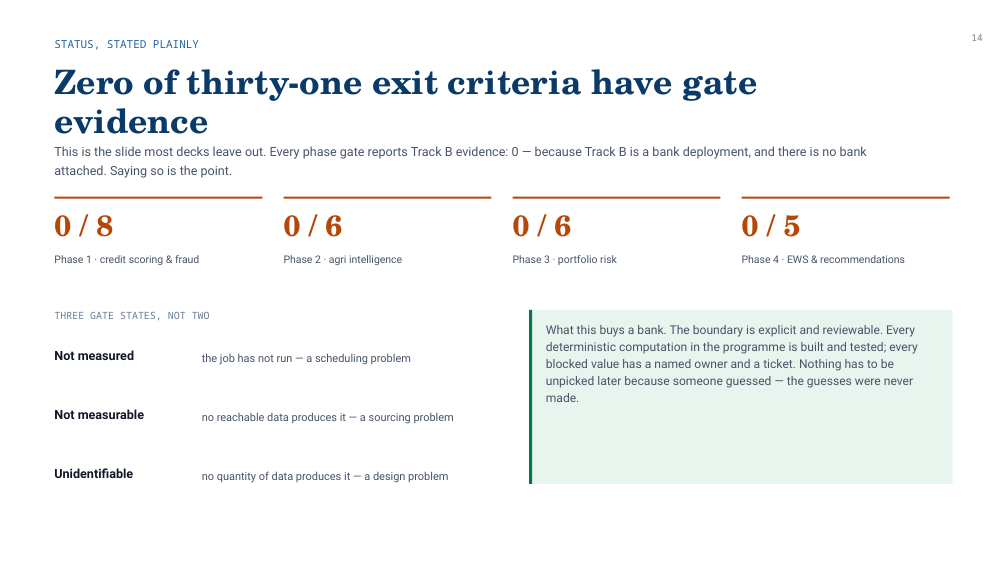
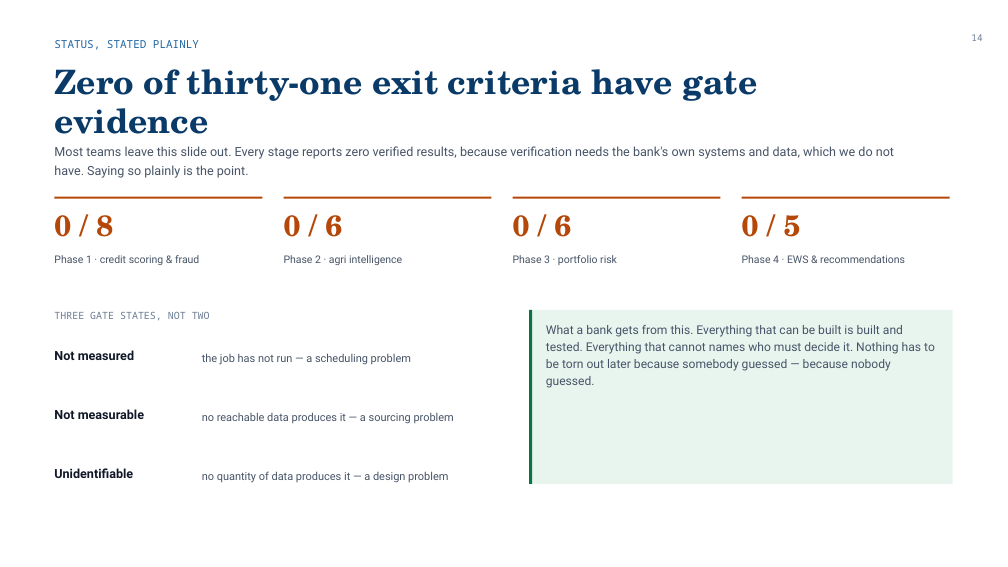
Before and after one commit to Divanshu0212/AILendingHub, a slide deck: slide 14 of Lending_Hub_EPIC_8.pptx. Drawn at 1008x567 pixels with LibreOffice and Linux fonts; fonts in the diff are those of the drawing. Boxes give left, top, right and bottom in pixels: in the first picture for what was removed or moved away, otherwise in the second. Text is boxed around its words. In the diff, an @@ line names an element or a change of style, - is before the commit and + after.

```diff
--- a/Lending_Hub_EPIC_8.pptx
+++ b/Lending_Hub_EPIC_8.pptx
@@ text at bbox=[54, 146, 894, 178]: text changed @@
-This is the slide most decks leave out. Every phase gate reports Track B evidence: 0 — because Track B is a bank deployment, and there is no bank attached. Saying so is the point.
+Most teams leave this slide out. Every stage reports zero verified results, because verification needs the bank's own systems and data, which we do not have. Saying so plainly is the point.
@@ text at bbox=[546, 325, 935, 388]: text changed @@
-What this buys a bank. The boundary is explicit and reviewable. Every deterministic computation in the programme is built and tested; every blocked value has a named owner and a ticket. Nothing has to be unpicked later because someone guessed — the guesses were never made.
+What a bank gets from this. Everything that can be built is built and tested. Everything that cannot names who must decide it. Nothing has to be torn out later because somebody guessed — because nobody guessed.
```
Also in this commit, not shown: 11 other slides changed, 1 other file.
